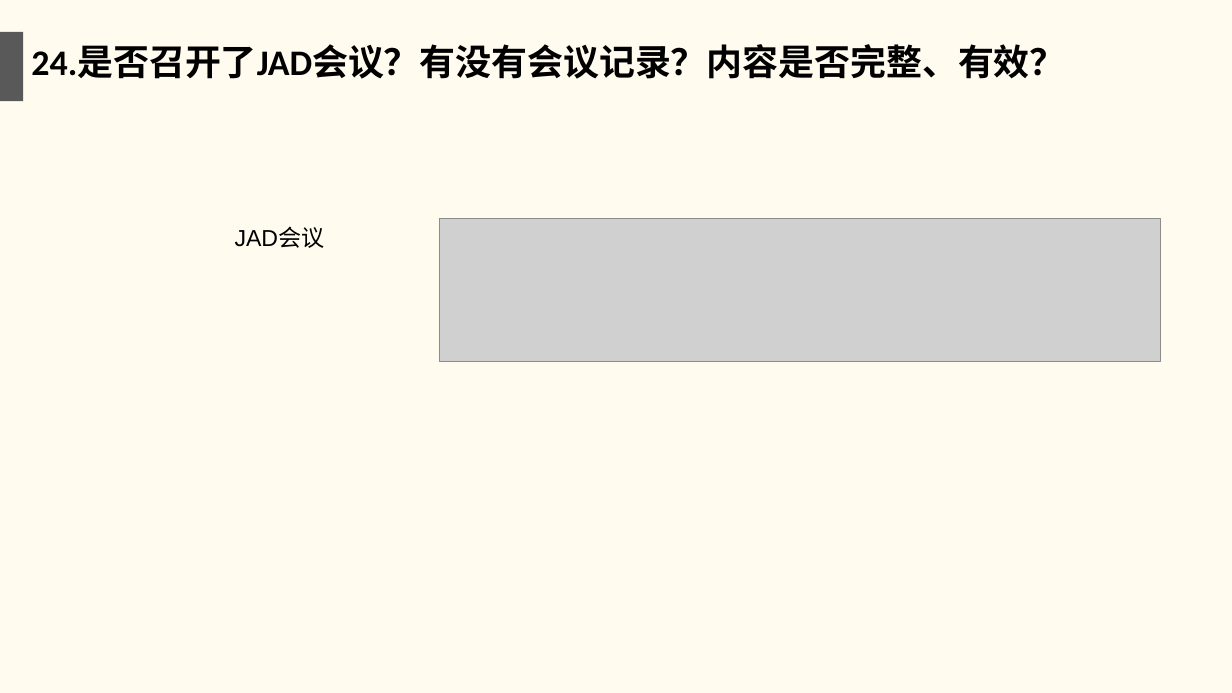
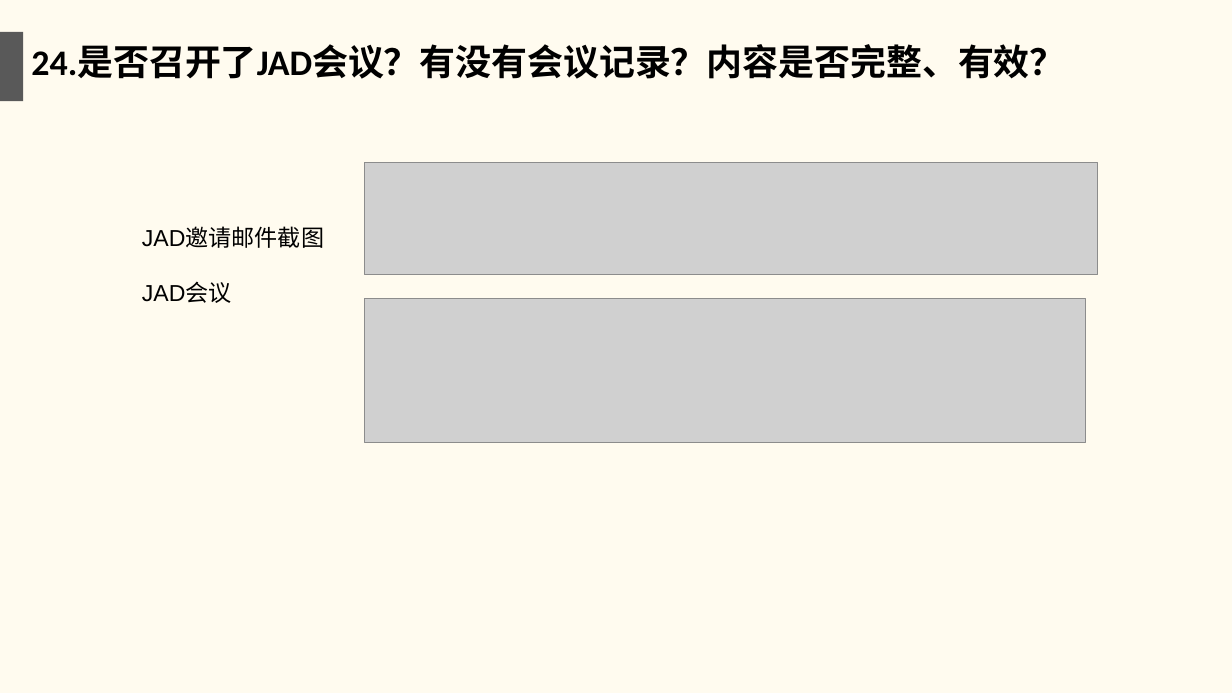
Before and after one commit to twn422/PRD2017, a slide deck: slide 26 of PRD-2017-G24/STW/受控文件/分析设计/项目收尾评审.ppt. Drawn at 1232x693 pixels with LibreOffice and Linux fonts; fonts in the diff are those of the drawing; grey boxes stand for pictures. Boxes give left, top, right and bottom in pixels: in the first picture for what was removed or moved away, otherwise in the second. Text is boxed around its words. In the diff, an @@ line names an element or a change of style, - is before the commit and + after.

```diff
--- a/PRD-2017-G24/STW/受控文件/分析设计/项目收尾评审.ppt
+++ b/PRD-2017-G24/STW/受控文件/分析设计/项目收尾评审.ppt
@@ picture: place and size @@
-picture at [440,218,1160,361]
+picture at [364,163,1097,275]
@@ text "JAD邀请邮件截图": place and size @@
-text "JAD邀请邮件截图" at [235,227,325,248]
+text "JAD邀请邮件截图" at [142,227,324,303]
@@ text at [142,227,324,248]: paragraph added @@
+JAD邀请邮件截图
@@ picture added at [364,298,1084,441] @@
```
Also in this commit, not shown: 10 other slides changed, 1 other file.
